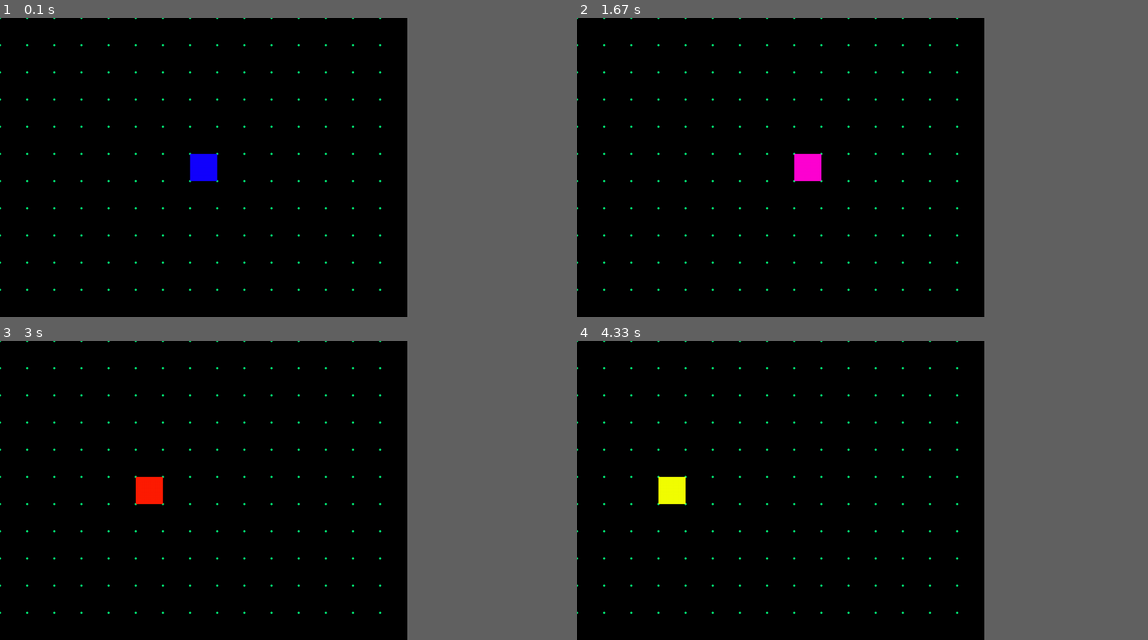
Above: before the commit, frames 1-4 (two rows, left to right).
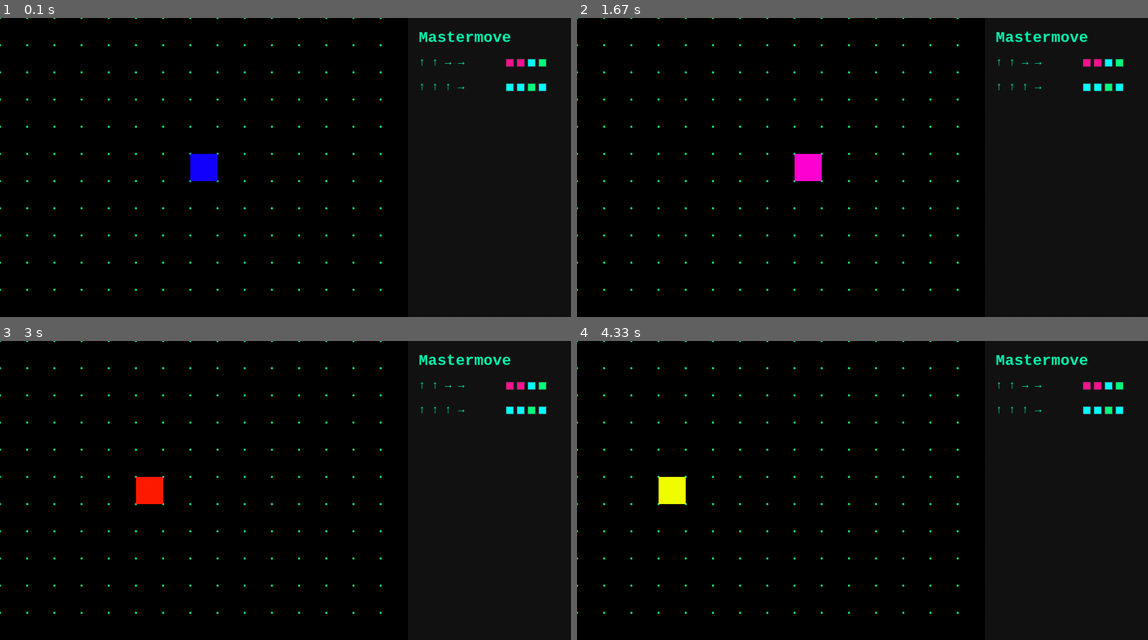
Above: after the commit, the same moments.

Repository: elsbethcodes/master-move
Game: pygame game, started from intro_to_pygame.py
Same seed, same stepped clock (60 frames per second), same inputs: the game is played once before the commit and once after it.
Inputs:
- Up to frame 1 (0.1 s): no input
- Up to frame 2 (1.67 s): hold Right 0.33-0.8 s; hold Right 0.83-1.3 s; hold Left from 1.33 s (still down)
- Up to frame 3 (3 s): release Left at 1.87 s; hold Left 1.9-2.3 s; hold Left 2.33-2.8 s; hold Left from 2.83 s (still down)
- Up to frame 4 (4.33 s): release Left at 3.37 s; hold Left 3.4-3.8 s; hold Left 3.83-4.3 s
In our replay, the window is 642x471 before the commit and 900x471 after it. These sizes can differ from the game's own. Grey fills any space a smaller window leaves; there, only what the larger window draws over its background counts as a difference.

The runs differ from the first frame. In frame 1, 1.0% of the frame differs, in the area x 9-96%, y 0-92%; in frame 2, 1.0%; in frame 3, 1.0%; in frame 4, 1.0%.

Commit message:
Mastermind panel created

Diff:
--- a/intro_to_pygame.py
+++ b/intro_to_pygame.py
@@ -1,27 +1,35 @@
+""" Libraries """
 import pygame
 import sys
 import math
+import random
 
-pygame.init()
+#############################################################################################################################################
 
+pygame.init() # initialises modules
+
+""" Global variables """
 TILE_SIZE = 50
 SCREEN_WIDTH = TILE_SIZE*15
 SCREEN_HEIGHT = TILE_SIZE*11
+PANEL_WIDTH = TILE_SIZE*6
 
-screen = pygame.display.set_mode((SCREEN_WIDTH, SCREEN_HEIGHT))
+screen = pygame.display.set_mode((SCREEN_WIDTH + PANEL_WIDTH, SCREEN_HEIGHT))
 clock = pygame.time.Clock()
 
-# starting point of top left corner of square
-CENTRE_SCREEN = [SCREEN_WIDTH/2 - TILE_SIZE/2, SCREEN_HEIGHT/2 - TILE_SIZE/2]
+CENTRE_SCREEN = [SCREEN_WIDTH/2 - TILE_SIZE/2, SCREEN_HEIGHT/2 - TILE_SIZE/2] # starting coordinate of top left corner of square
 
 player = pygame.Rect((CENTRE_SCREEN[0], CENTRE_SCREEN[1], TILE_SIZE, TILE_SIZE))
 r, g, b = 0, 0, 255 # starting colour
 colour_direction = 1 # 1 for up, -1 for down
 
-# for the grid
-dot_colour = (0, 255, 128)  # retro greenish-cyan
+dot_colour = (0, 255, 128)  # retro green
 dot_radius = 2
 
+font = pygame.font.SysFont("Courier", 20, bold=True)
+title_font = pygame.font.SysFont("Courier", 28, bold=True)
+
+""" Function to fade the colour of the playing square """
 def update_color(r, g, b):
     speed = 2
     if r == 255 and g < 255 and b == 0:
@@ -38,15 +46,42 @@
         b -= speed
     return max(0, min(255, r)), max(0, min(255, g)), max(0, min(255, b))
 
+""" Function to draw the mastermind panel that tracks goes """
+def draw_mastermind_panel(screen, guesses, feedback):
+    panel_x = SCREEN_WIDTH # panel x is the game panel
+    screen.fill((20, 20, 20), (panel_x, 0, PANEL_WIDTH, SCREEN_HEIGHT))  # side panel colour
+
+    # Title
+    title_surf = title_font.render("Mastermove", True, (0, 250, 180))
+    screen.blit(title_surf, (panel_x + 20, 20)) # blit is block transfer. it takes two arguments, a surface and a coordinate (x,y).
+
+    # Draw guess rows
+    for i, guess in enumerate(guesses):
+        y = 70 + i * 45
+        guess_str = " ".join(guess)  # e.g., ↑ ↑ →
+        #guess_surf = font.render(f"{i+1} {guess_str}", True, (0, 250, 180)) # option with number of guesses
+        guess_surf = font.render(f"{guess_str}", True, (0, 250, 180))
+        screen.blit(guess_surf, (panel_x + 20, y))
+
+        # Draw feedback boxes (black/white squares)
+        for j, outcome in enumerate(feedback[i]): # enumerate loops through items in a list by index j
+            colour_rgb = (255, 20, 147) if outcome == 'miss' else (0, 255, 255) if outcome == 'wrong' else (0, 255, 128)
+            pygame.draw.rect(screen, colour_rgb, (panel_x + 180 + j*20, y + 5, 15, 15))
+            pygame.draw.rect(screen, (50, 50, 50), (panel_x + 180 + j*20, y + 5, 15, 15), 1)  # faint border
+
+#############################################################################################################################################
+
 run = True
 can_move = True
 
+""" Game play """
 while run:
 
     for event in pygame.event.get():
         if event.type == pygame.QUIT:
             run = False
 
+    """ Arrow keys for moving player """
     if event.type == pygame.KEYDOWN and can_move:
         key = pygame.key.get_pressed()
         if key[pygame.K_LEFT] == True:
@@ -62,6 +97,7 @@
             player.move_ip(0,TILE_SIZE)
             can_move = False
 
+    """ Screen boundary """
     if player.left < 0:
         player.left = 0
     if player.right > SCREEN_WIDTH:
@@ -74,23 +110,26 @@
     if event.type == pygame.KEYUP:
         can_move = True
 
+    """ Screen background """
     screen.fill((0,0,0)) # resets the screen to black
 
-    # draws grid
     for x in range(0, SCREEN_WIDTH, TILE_SIZE):
         for y in range(0, SCREEN_HEIGHT, TILE_SIZE):
-            pygame.draw.circle(screen, dot_colour, (x, y), dot_radius)
+            pygame.draw.circle(screen, dot_colour, (x, y), dot_radius) # draws grid of dots
 
     r, g, b = update_color(r, g, b)
 
-    # draw a black square, shrink the coloured square, then draw it in inside the black square
+    """ Square border """
     #pygame.draw.rect(screen, (100, 100, 100), player)
     #inner_rect = player.inflate(-4, -4)
     #pygame.draw.rect(screen, (r, g, b), inner_rect)
     pygame.draw.rect(screen, (r, g, b), player)
 
-    pygame.display.update()
-    clock.tick(90) # 60 frames per second
+    draw_mastermind_panel(screen, [['↑', '↑', '→', '→'],['↑', '↑', '↑', '→']], [['miss', 'miss', 'wrong', 'correct'],['wrong', 'wrong', 'correct', 'wrong']])
+    pygame.display.update()# most important line
+    clock.tick(90) # frames per second
 
 pygame.quit()
 sys.exit()
+
+########################################################################################################################################################################
